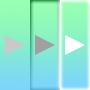
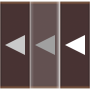
Before/after of a 90px x 90px layered artwork. What changed in the layer stack:
painted on "多边形 1 副本 2" over [65, 35, 85, 55]
removed layer "矩形 1 副本 2" over [60, 0, 90, 90]
painted on "多边形 1 副本" over [35, 35, 55, 55]
removed layer "矩形 1 副本" over [30, 0, 60, 90]
painted on "多边形 1" over [5, 35, 25, 55]
removed layer "矩形 1" over [0, 0, 30, 90]
added layer "图层 1 副本 2" above "图层 1 副本" over [60, 0, 90, 90]
added layer "图层 1 副本" above "图层 1" over [30, 0, 60, 90]
added layer "图层 1" over [0, 0, 30, 90]
